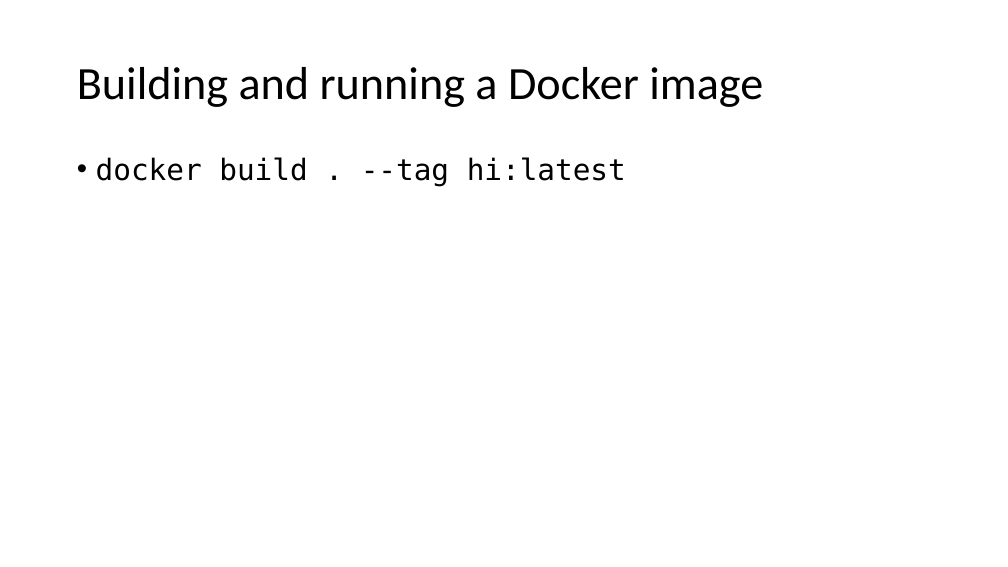
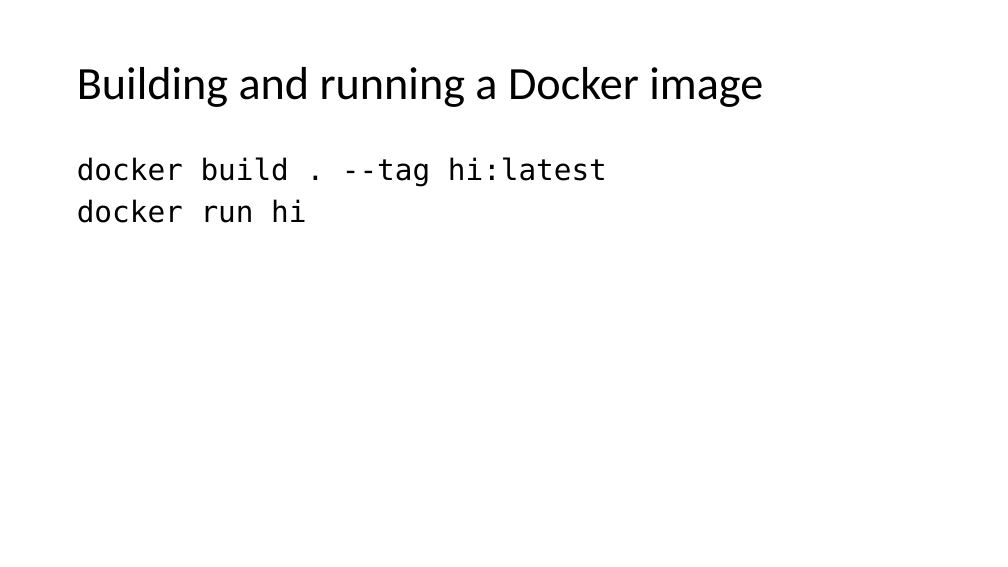
Before and after one commit to bassmandja/docker101, a slide deck: slide 10 of Docker 101.pptx. Drawn at 1008x567 pixels with LibreOffice and Linux fonts; fonts in the diff are those of the drawing. Boxes give left, top, right and bottom in pixels: in the first picture for what was removed or moved away, otherwise in the second. Text is boxed around its words. In the diff, an @@ line names an element or a change of style, - is before the commit and + after.

```diff
--- a/Docker 101.pptx
+++ b/Docker 101.pptx
@@ text at bbox=[77, 157, 607, 186]: bullet • to none @@
@@ text at bbox=[77, 199, 306, 223]: paragraph added @@
+docker run hi
```
Also in this commit, not shown: 1 other slide changed, 2 slides added.
